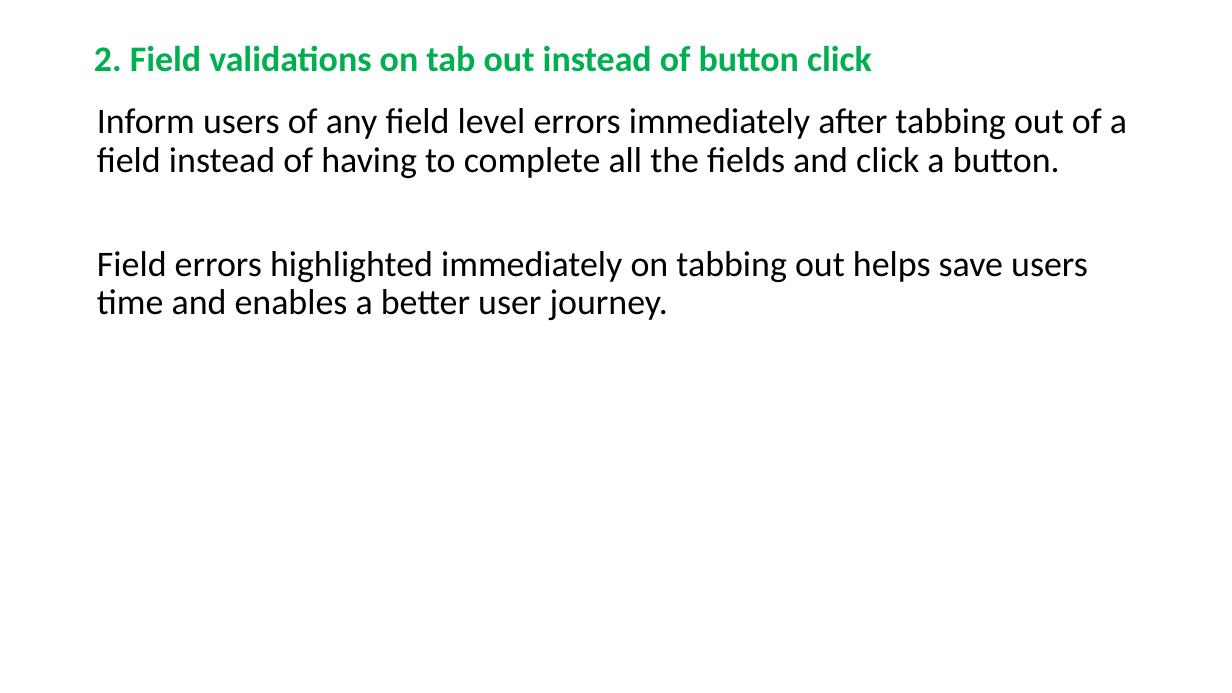
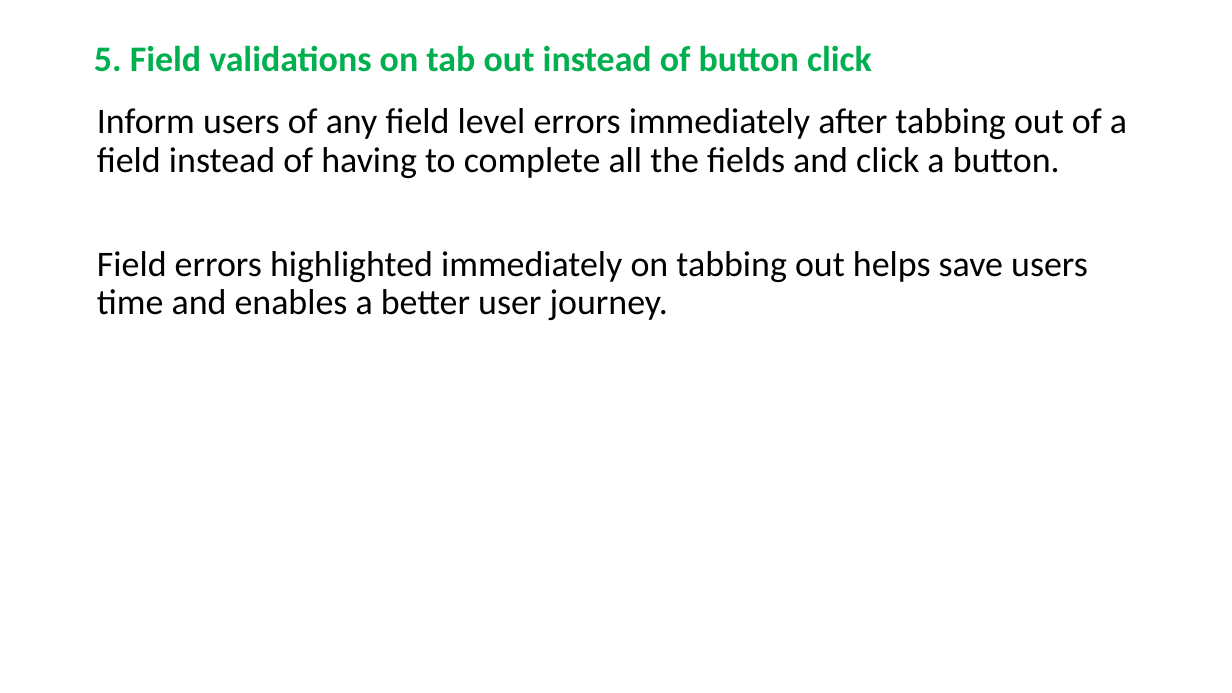
Before and after one commit to RaghavanKasthuri/Industry-Best-Practices, a slide deck: slide 6 of UX Best Practices.pptx (slide 3 before the commit). Drawn at 1232x693 pixels with LibreOffice and Linux fonts; fonts in the diff are those of the drawing. Boxes give left, top, right and bottom in pixels: in the first picture for what was removed or moved away, otherwise in the second. Text is boxed around its words. In the diff, an @@ line names an element or a change of style, - is before the commit and + after.

```diff
--- a/UX Best Practices.pptx
+++ b/UX Best Practices.pptx
@@ title at bbox=[94, 45, 872, 72]: text changed @@
-2. Field validations on tab out instead of button click
+5. Field validations on tab out instead of button click
```
Also in this commit, not shown: 12 other slides changed, 4 slides added, 1 other file.
